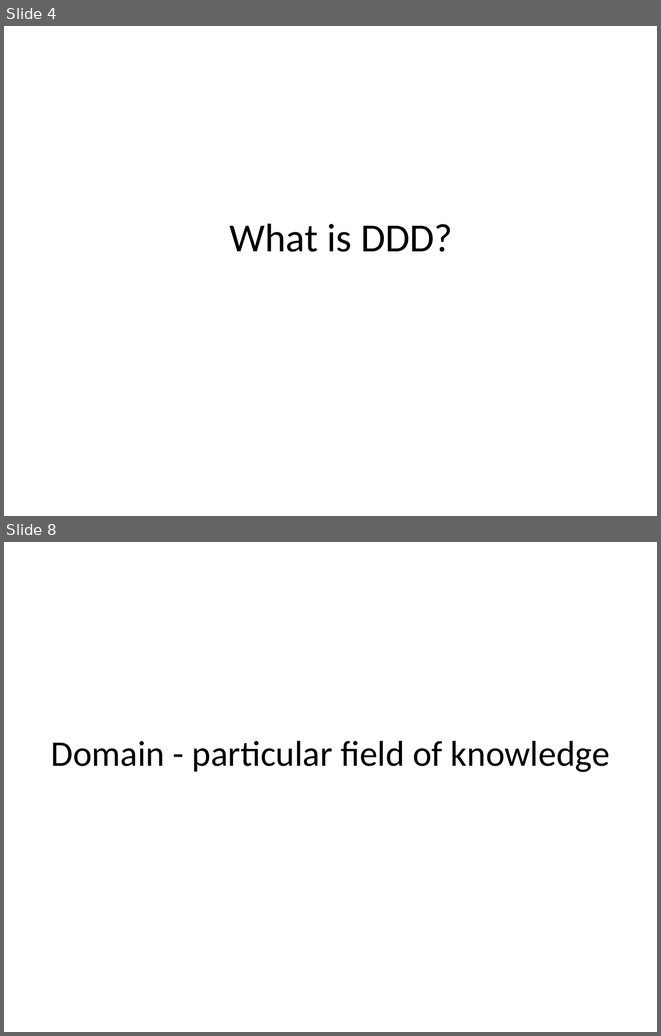
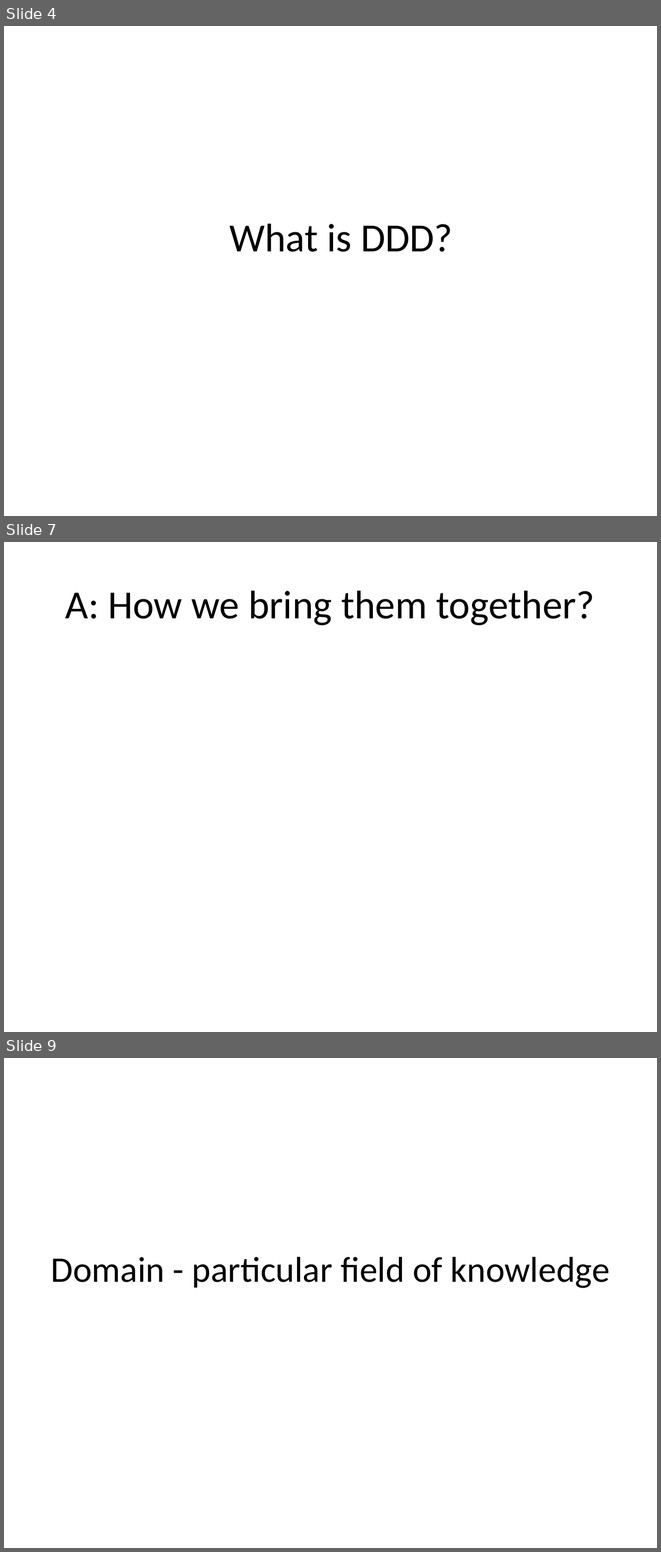
Before and after one commit to arturtv/dddpresentation, a slide deck: Domain-DrivenDesign.A.Trosin.pptx. Shown one above the other, each under a label of ours: slides 4 and 8 before the commit, slides 4, 7 and 9 after it; the slides between them are not shown. The pictures are 661x1036 and 661x1552 pixels, drawn with LibreOffice and Linux fonts; fonts in the diff are those of the drawing. Boxes give left, top, right and bottom in pixels: in the first picture for what was removed or moved away, otherwise in the second. Text is boxed around its words. In the diff, an @@ line names an element or a change of style, - is before the commit and + after.

```diff
--- a/Domain-DrivenDesign.A.Trosin.pptx
+++ b/Domain-DrivenDesign.A.Trosin.pptx
@@ slide 7 added at (x1=4, y1=542, x2=657, y2=1032), background #FFFFFF @@
@@ title added at (x1=65, y1=590, x2=594, y2=625), 44 pt, text #000000 @@
+A: How we bring them together?
@@ what was slide 8 is now slide 9 @@
```
Also in this commit, not shown: 3 slides changed, 1 other file.
